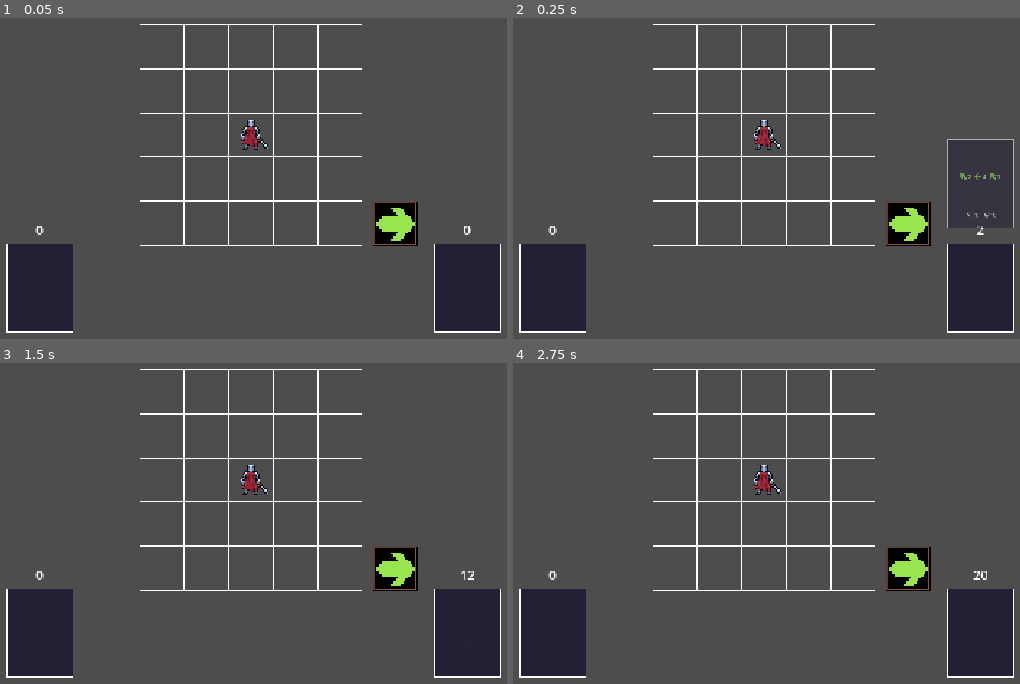
Above: before the commit, frames 1-4 (two rows, left to right).
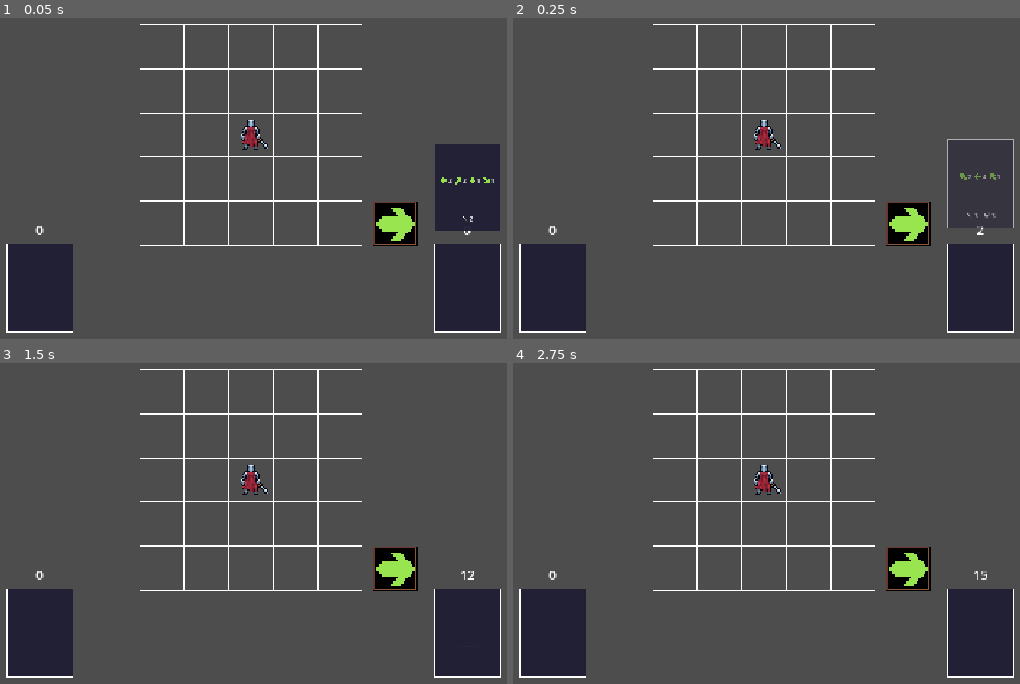
Above: after the commit, the same moments.

Repository: TheLizarditto/Foxtrot1Prototipo
Game: Godot game, scene res://Scenes/main.tscn
Same seed, same stepped clock (60 frames per second), same inputs: the game is played once before the commit and once after it.
Inputs:
- Up to frame 1 (0.05 s): no input
- Up to frame 2 (0.25 s): no input
- Up to frame 3 (1.5 s): no input
- Up to frame 4 (2.75 s): no input

The runs differ from the first frame. In frame 1, 3.5% of the frame differs, in the area x 85-99%, y 39-67%; in frame 2, nothing differs; in frame 3, nothing differs; in frame 4, less than 0.1%.

Commit message:
feat: agrego la lógica de la mano

Diff:
--- a/Scenes/main.tscn
+++ b/Scenes/main.tscn
@@ -6,6 +6,7 @@
 [ext_resource type="PackedScene" uid="uid://c0p7u0fqj3qnl" path="res://Scenes/baraja.tscn" id="5_7qqcn"]
 [ext_resource type="PackedScene" uid="uid://crn0o8ffxj31a" path="res://Scenes/mazo_robo.tscn" id="6_vuy8l"]
 [ext_resource type="PackedScene" uid="uid://cmk7l3x5ocbqa" path="res://Scenes/mazo_descarte.tscn" id="7_ses36"]
+[ext_resource type="PackedScene" path="res://Scenes/mano.tscn" id="8_mano"]
 
 [node name="Main" type="Node2D" unique_id=1545272933]
 
@@ -26,3 +27,5 @@
 
 [node name="MazoDescarte" parent="." unique_id=1951663907 instance=ExtResource("7_ses36")]
 position = Vector2(-304, 220)
+
+[node name="Mano" parent="." instance=ExtResource("8_mano")]
--- /dev/null
+++ b/Scenes/mano.tscn
@@ -0,0 +1,6 @@
+[gd_scene load_steps=2 format=3]
+
+[ext_resource type="Script" path="res://Scripts/mano.gd" id="1_mano"]
+
+[node name="Mano" type="Node2D"]
+script = ExtResource("1_mano")
--- /dev/null
+++ b/Scripts/mano.gd
@@ -0,0 +1,56 @@
+extends Node2D
+class_name Mano
+
+@export var cantidad_cartas_mano := 5
+
+var mano: Array[Dictionary] = []
+
+
+# Roba la proxima carta del mazo y la agrega al final de la mano. Es para robar una carta
+# Devuelve false si la mano esta llena o el mazo no tiene cartas disponibles.
+func robar_carta(mazo_robo: MazoRobo) -> bool:
+	if mazo_robo == null or esta_llena():
+		return false
+
+	var datos_carta := mazo_robo.robar_carta()
+	if datos_carta.is_empty():
+		return false
+
+	mano.append(Carta.normalizar_datos(datos_carta))
+	return true
+
+
+# Roba cartas del mazo hasta completar la cantidad configurada de la mano. Es para llenar la mano
+# Devuelve la cantidad de cartas que pudo cargar.
+func cargar_desde_mazo(mazo_robo: MazoRobo) -> int:
+	var cantidad_cargada := 0
+
+	while not esta_llena() and robar_carta(mazo_robo):
+		cantidad_cargada += 1
+
+	return cantidad_cargada
+
+
+# Devuelve la cantidad actual de cartas en la mano.
+func cantidad() -> int:
+	return mano.size()
+
+
+# Indica si la mano alcanzo la cantidad de cartas configurada.
+func esta_llena() -> bool:
+	return cantidad() >= maxi(cantidad_cartas_mano, 0)
+
+
+# Indica si la mano no tiene cartas.
+func esta_vacia() -> bool:
+	return mano.is_empty()
+
+
+# Devuelve una copia de las cartas en el mismo orden en que fueron robadas.
+func obtener_cartas() -> Array[Dictionary]:
+	var copia_cartas: Array[Dictionary] = []
+
+	for datos in mano:
+		copia_cartas.append(datos.duplicate(true))
+
+	return copia_cartas
--- a/Scripts/turnos.gd
+++ b/Scripts/turnos.gd
@@ -3,16 +3,19 @@
 @export var ruta_baraja: NodePath = "../Baraja"
 @export var ruta_mazo_robo: NodePath = "../MazoRobo"
 @export var ruta_mazo_descarte: NodePath = "../MazoDescarte"
+@export var ruta_mano: NodePath = "../Mano"
 
 @onready var baraja: Baraja = get_node(ruta_baraja)
 @onready var mazo_robo: MazoRobo = get_node(ruta_mazo_robo)
 @onready var mazo_descarte: MazoDescarte = get_node(ruta_mazo_descarte)
+@onready var mano: Mano = get_node(ruta_mano)
 @onready var boton_turno: TextureButton = $BotonTurno
 
 var turno_actual: int = 0
 
 # Prepara el primer turno cuando el nodo entra en escena.
 func _ready() -> void:
+	await get_tree().process_frame
 	await iniciar_primer_turno()
 
 
@@ -25,6 +28,7 @@
 	baraja.generar_cartas_random()
 	baraja.mezclar()
 	await mazo_robo.cargar_cartas_animadas(baraja.obtener_cartas())
+	mano.cargar_desde_mazo(mazo_robo)
 	avanzar_turno()
 	_bloquear_boton_turno(false)
 
Not shown, added: Scripts/mano.gd.uid
